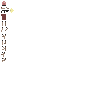
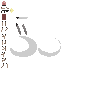
Layered file, before and after one edit (100 × 100). Changes by layer:
added layer "legs_attacking" in group "Base" over (x1=1, y1=63, x2=8, y2=68)
added layer "sheath_empty" in group "Base" over (x1=22, y1=24, x2=27, y2=35)
added layer "sheath" in group "Base" over (x1=16, y1=23, x2=21, y2=35)
added layer "sword" (1st of 3, in "Base") in group "Base" over (x1=16, y1=17, x2=28, y2=19)
added layer "slash1" in group "Base" over (x1=10, y1=36, x2=37, y2=57)
added layer "slash0" in group "Base" over (x1=38, y1=38, x2=61, y2=57)
